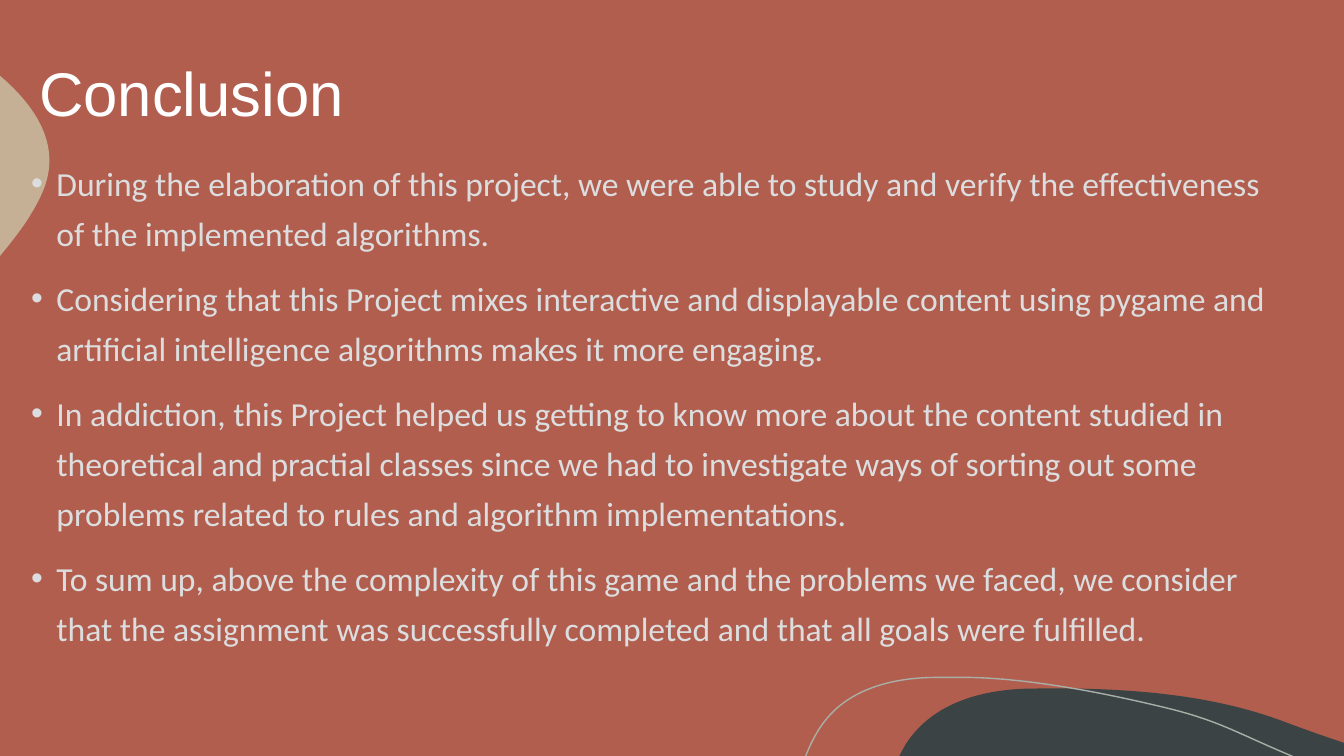
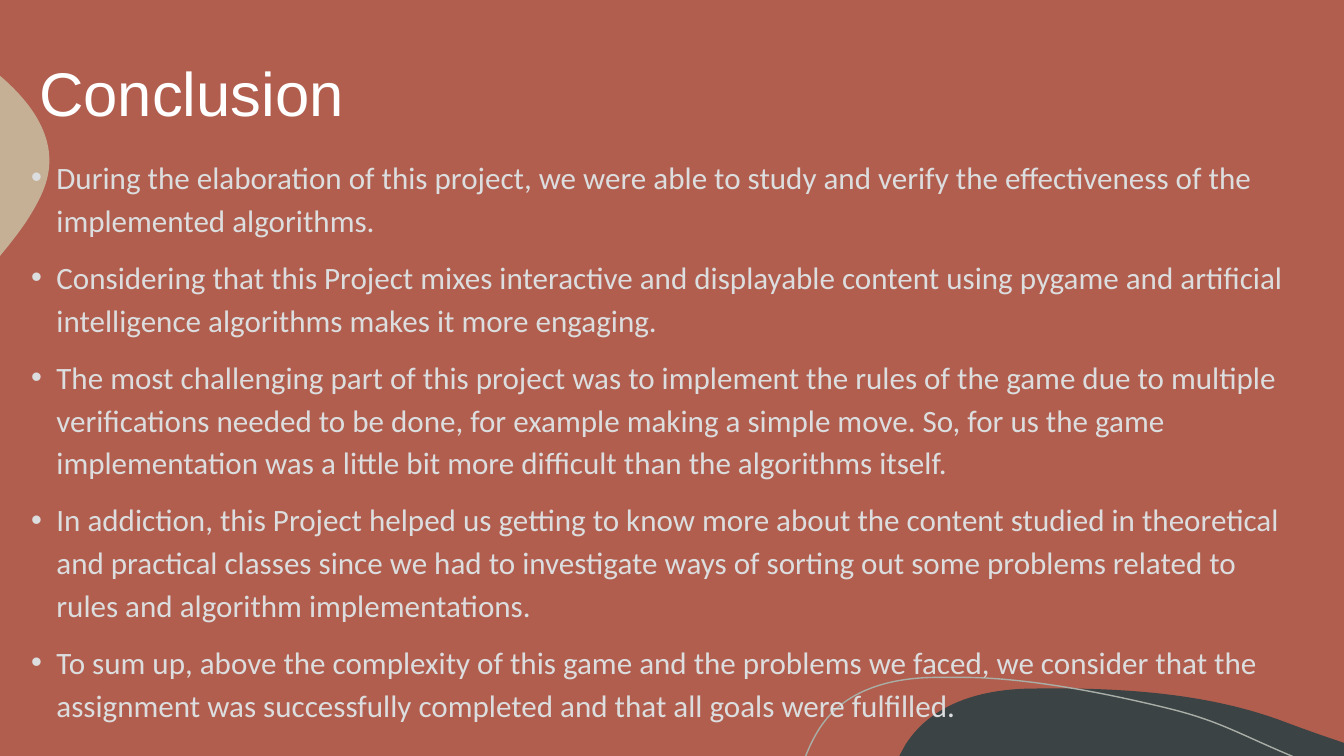
Before and after one commit to itsdomsantos/IART-2022, a slide deck: slide 10 of Chess Snake Puzzles – 2022 IA Project - Final Delivery.pptx. Drawn at 1344x756 pixels with LibreOffice and Linux fonts; fonts in the diff are those of the drawing. Boxes give left, top, right and bottom in pixels: in the first picture for what was removed or moved away, otherwise in the second. Text is boxed around its words. In the diff, an @@ line names an element or a change of style, - is before the commit and + after.

Commit message:
Done

```diff
--- a/Chess Snake Puzzles – 2022 IA Project - Final Delivery.pptx
+++ b/Chess Snake Puzzles – 2022 IA Project - Final Delivery.pptx
@@ text at [56,167,1282,725]: size 24 to 22.2 pt in "During the elaboration of this project, we ...", "Considering that this Project mixes interactive and ...", "To sum up, above the complexity of ..."; line spacing 1.25 to 1.15 @@
@@ text at [56,367,1278,623]: text changed; size 24 to 22.2 pt @@
-• In addiction, this Project helped us getting to know more about the content studied in theoretical and practial classes since we had to investigate ways of sorting out some problems related to rules and algorithm implementations.
+• The most challenging part of this project was to implement the rules of the game due to multiple verifications needed to be done, for example making a simple move. So, for us the game implementation was a little bit more difficult than the algorithms itself.
+• In addiction, this Project helped us getting to know more about the content studied in theoretical and practical classes since we had to investigate ways of sorting out some problems related to rules and algorithm implementations.
```
Also in this commit, not shown: 2 other slides changed.
